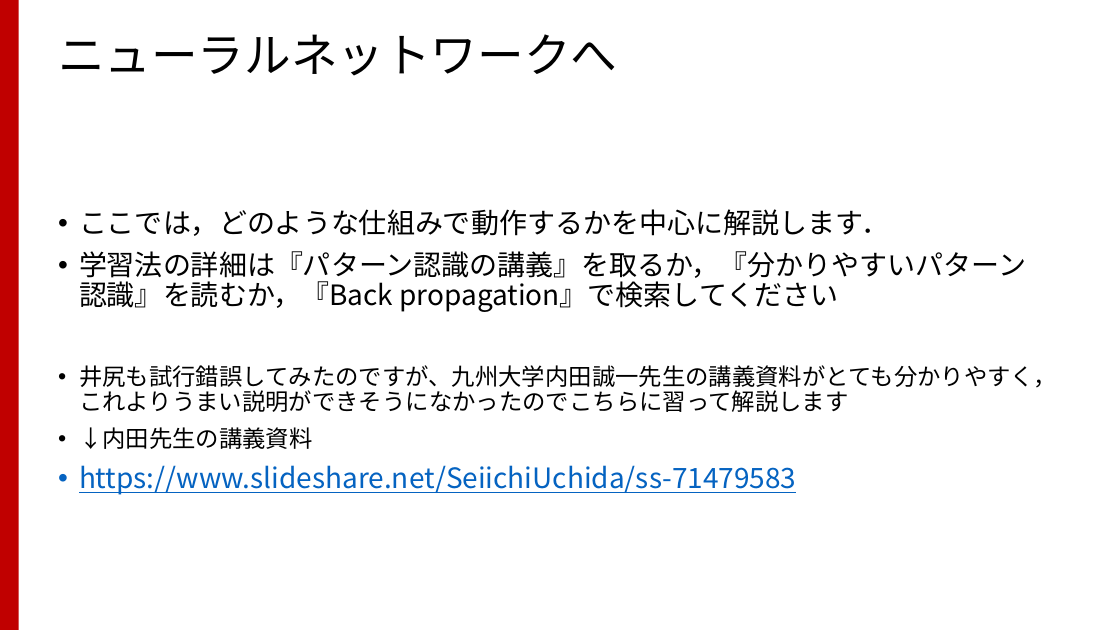
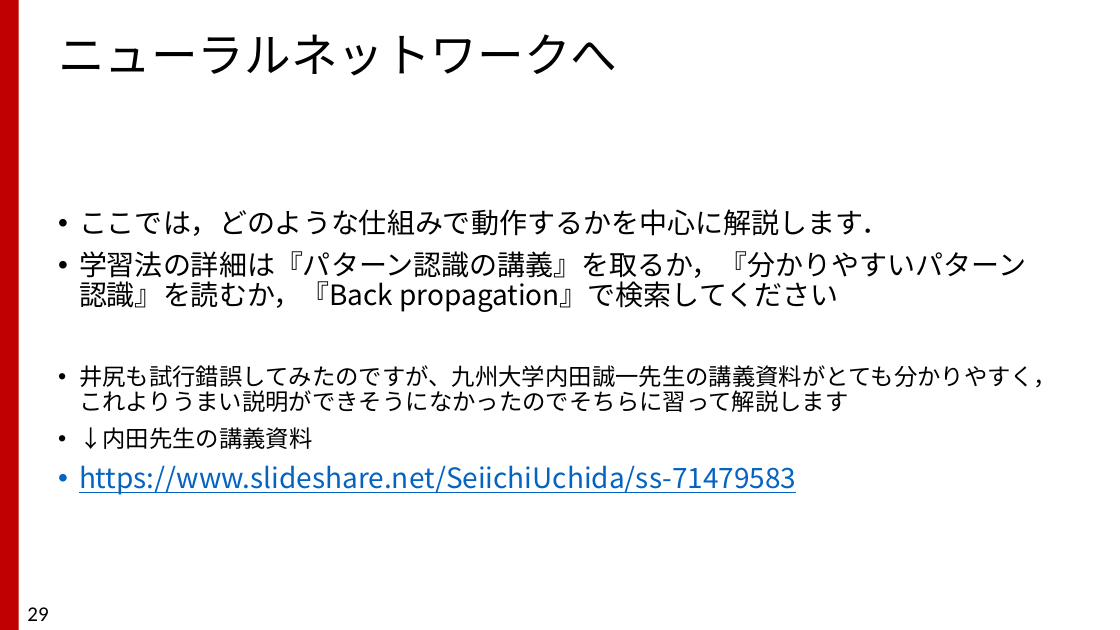
Before and after one commit to TakashiIjiri/TakashiIjiri.github.io, a slide deck: slide 29 of classes/dm2017/DigitalMedia2_11.pptx. Drawn at 1120x630 pixels with LibreOffice and Linux fonts; fonts in the diff are those of the drawing. Boxes give left, top, right and bottom in pixels: in the first picture for what was removed or moved away, otherwise in the second. Text is boxed around its words. In the diff, an @@ line names an element or a change of style, - is before the commit and + after.

```diff
--- a/classes/dm2017/DigitalMedia2_11.pptx
+++ b/classes/dm2017/DigitalMedia2_11.pptx
@@ text at box(79, 365, 1057, 412): text changed @@
-• 井尻も試行錯誤してみたのですが、九州大学内田誠一先生の講義資料がとても分かりやすく，これよりうまい説明ができそうになかったのでこちらに習って解説します
+• 井尻も試行錯誤してみたのですが、九州大学内田誠一先生の講義資料がとても分かりやすく，これよりうまい説明ができそうになかったのでそちらに習って解説します
@@ page number added at box(27, 607, 48, 621), 18 pt, text #000000 @@
+29
```
Also in this commit, not shown: 47 other slides changed, 3 other files.
